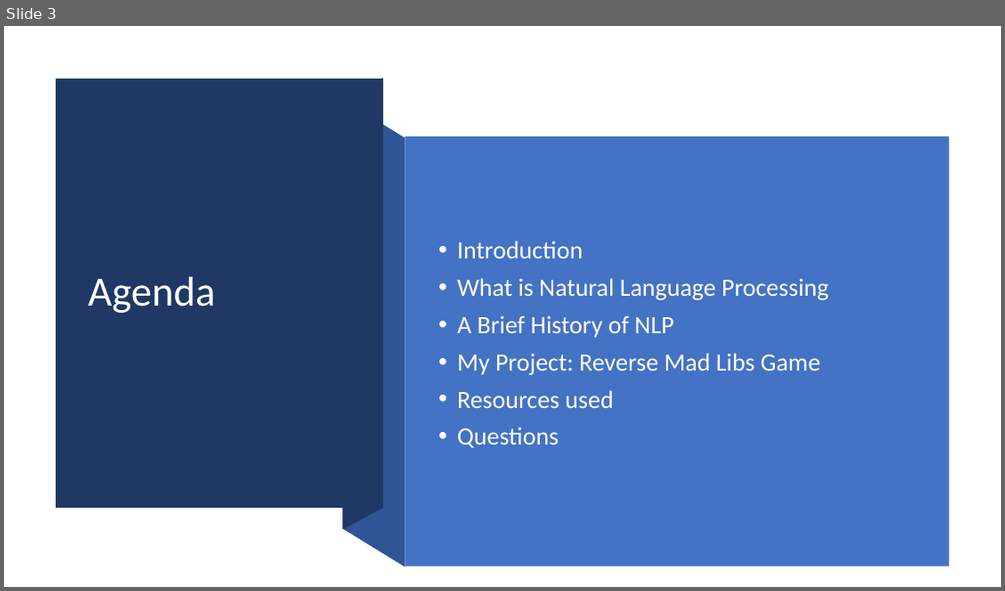
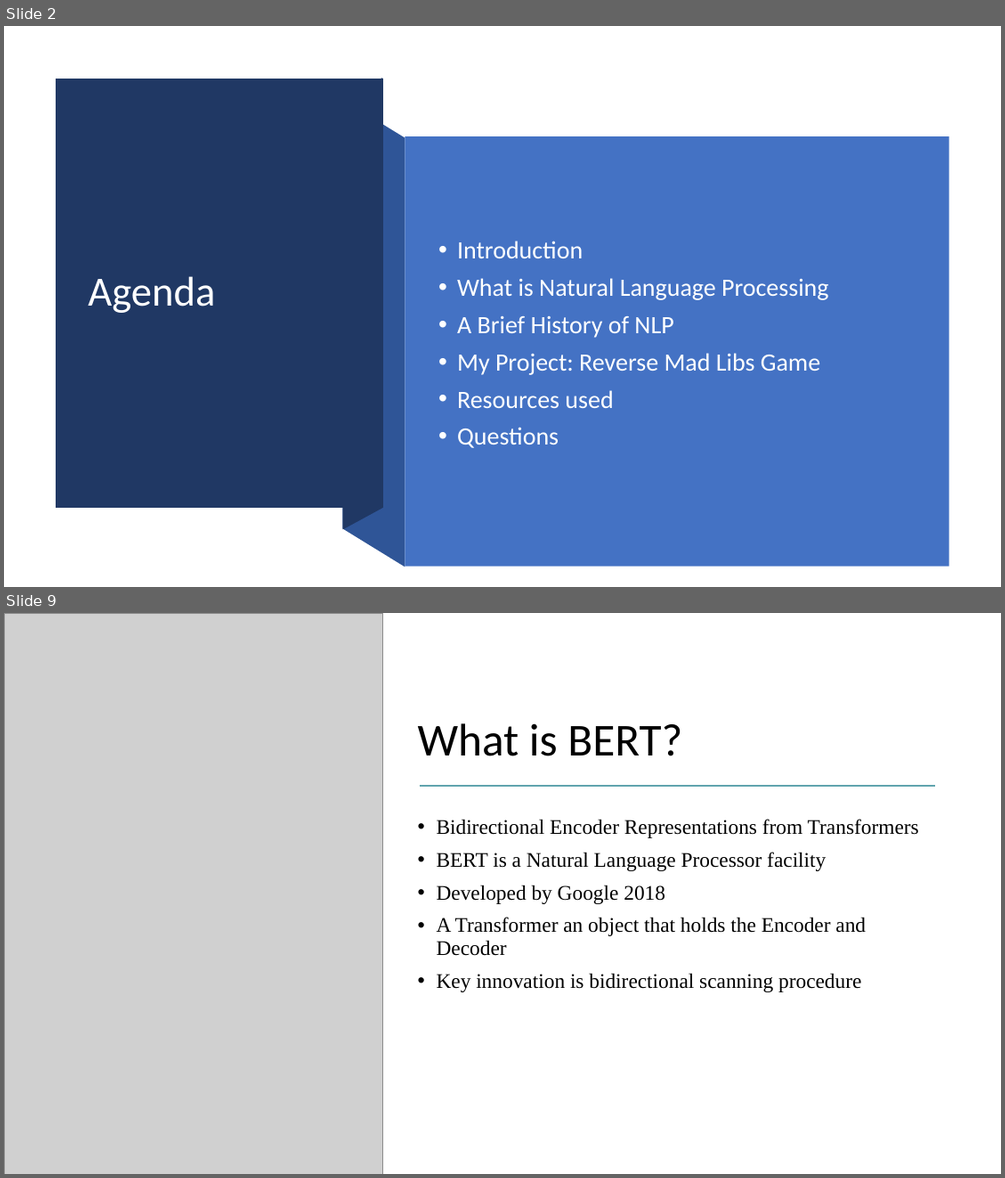
Before and after one commit to scottbing/SB_6000_NLP, a slide deck: Reverse Mad Libs.pptx. Shown one above the other, each under a label of ours: slide 3 before the commit, slides 2 and 9 after it; the slides between them are not shown. The pictures are 1005x591 and 1005x1178 pixels, drawn with LibreOffice and Linux fonts; fonts in the diff are those of the drawing; grey boxes stand for pictures. Boxes give left, top, right and bottom in pixels: in the first picture for what was removed or moved away, otherwise in the second. Text is boxed around its words. In the diff, an @@ line names an element or a change of style, - is before the commit and + after.

```diff
--- a/Reverse Mad Libs.pptx
+++ b/Reverse Mad Libs.pptx
@@ slide 9 added at box(4, 613, 1001, 1174), background #FFFFFF @@
@@ picture added at box(4, 613, 383, 1174) @@
@@ title added at box(418, 723, 682, 756), 44 pt, text #000000 @@
+What is BERT?
@@ line added from (420, 786) to (936, 786), #60A4AD 1.5 pt @@
@@ text added at box(437, 819, 919, 992), 20 pt, text #000000 @@
+• Bidirectional Encoder Representations from Transformers
+• BERT is a Natural Language Processor facility
+• Developed by Google 2018
+• A Transformer an object that holds the Encoder and Decoder
+• Key innovation is bidirectional scanning procedure
@@ what was slide 3 is now slide 2 @@
```
Also in this commit, not shown: 4 slides changed, 13 other slides added, 2 slides removed, 3 other files.
